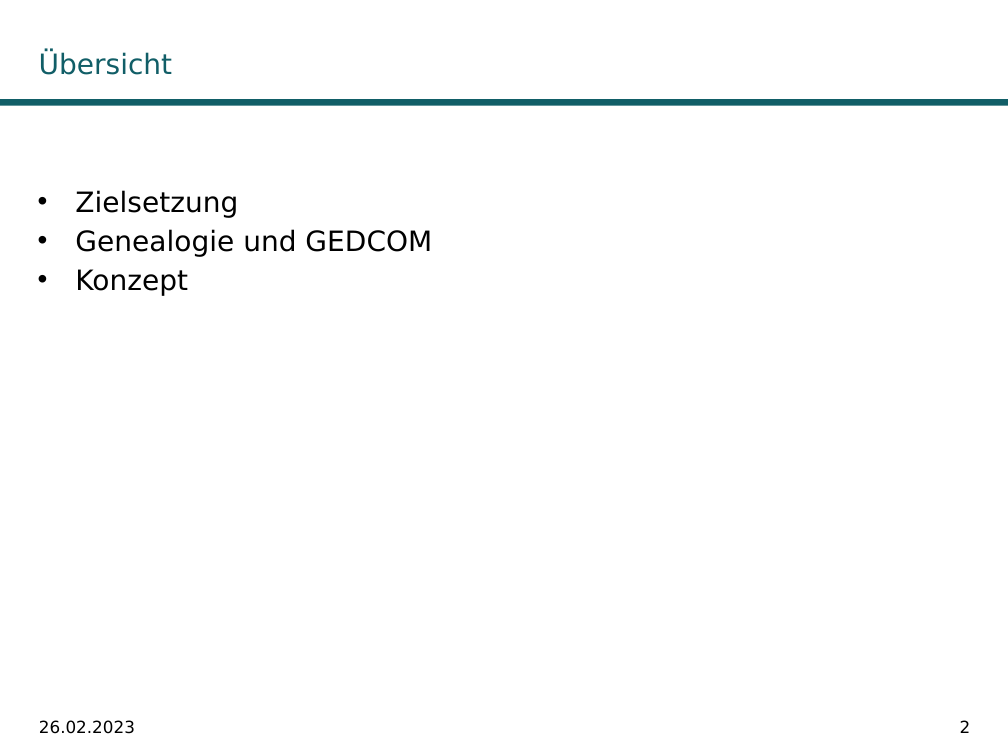
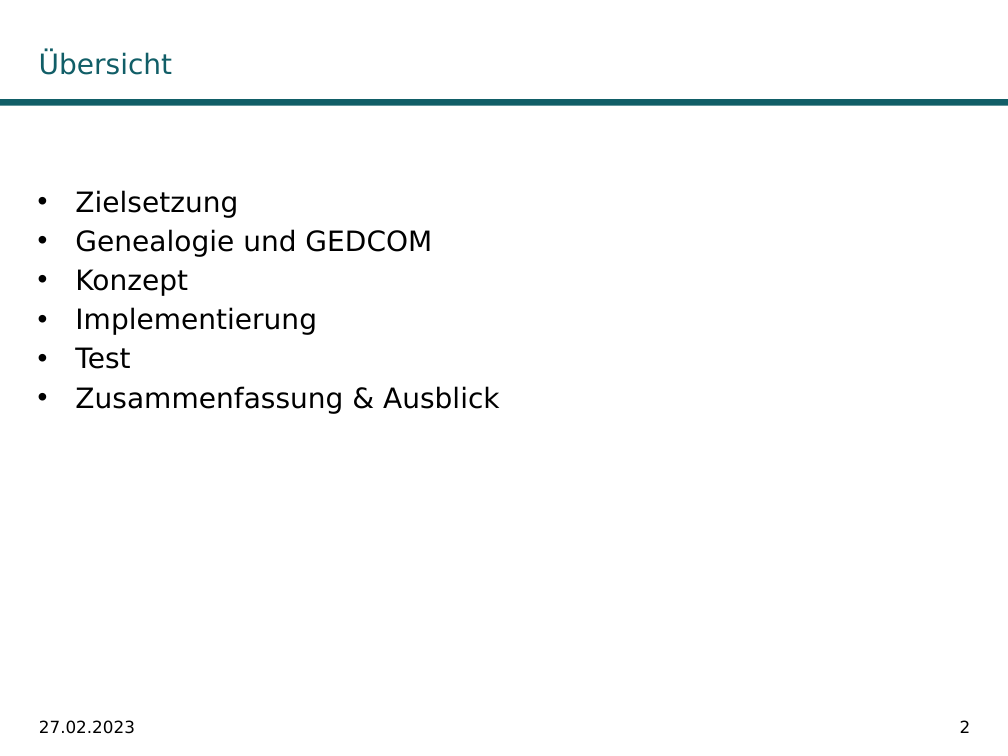
Before and after one commit to DwieDave/gedcom.js, a slide deck: slide 2 of doc/Teamprojekt_GedcomJS_MariusMueller_DavidGruber.pptx. Drawn at 1008x756 pixels with LibreOffice and Linux fonts; fonts in the diff are those of the drawing; background and template pictures are left out. Boxes give left, top, right and bottom in pixels: in the first picture for what was removed or moved away, otherwise in the second. Text is boxed around its words. In the diff, an @@ line names an element or a change of style, - is before the commit and + after.

```diff
--- a/doc/Teamprojekt_GedcomJS_MariusMueller_DavidGruber.pptx
+++ b/doc/Teamprojekt_GedcomJS_MariusMueller_DavidGruber.pptx
@@ text at bbox=[75, 307, 499, 414]: paragraphs added @@
+• Implementierung
+• Test
+• Zusammenfassung & Ausblick
@@ text at bbox=[39, 720, 135, 734]: text changed @@
-26.02.2023
+27.02.2023
```
Also in this commit, not shown: 27 other slides changed, 1 slide added, 1 slide removed, 1 other file.
